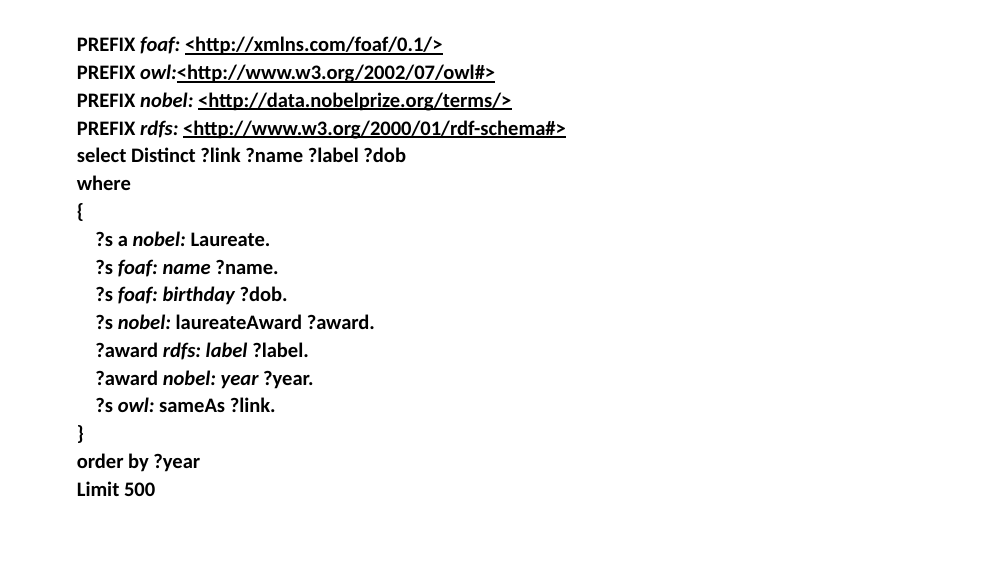
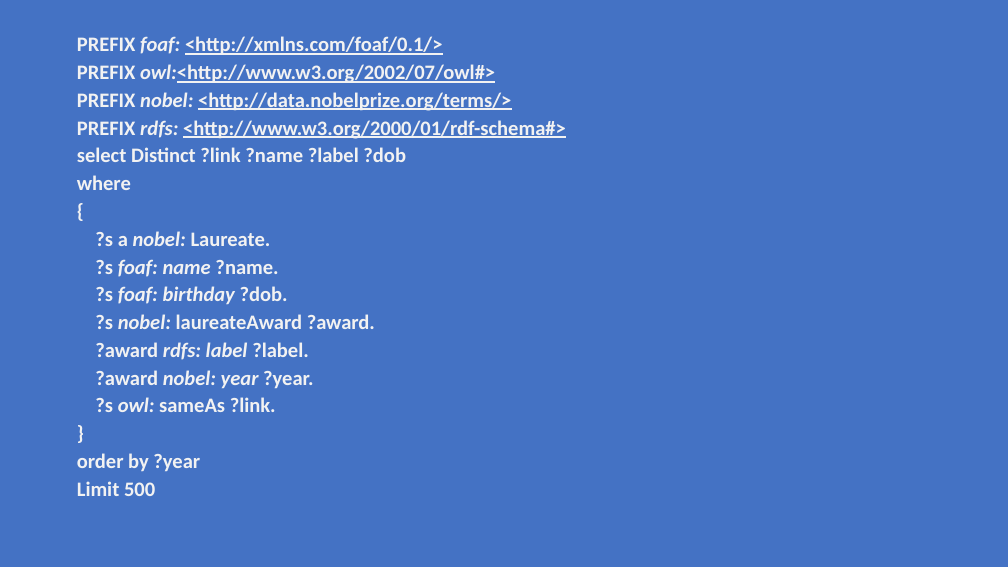
Before and after one commit to lkoshale/ontology_assignment3, a slide deck: slide 3 of Presentation.pptx. Drawn at 1008x567 pixels with LibreOffice and Linux fonts; fonts in the diff are those of the drawing. Boxes give left, top, right and bottom in pixels: in the first picture for what was removed or moved away, otherwise in the second. Text is boxed around its words. In the diff, an @@ line names an element or a change of style, - is before the commit and + after.

```diff
--- a/Presentation.pptx
+++ b/Presentation.pptx
@@ background #FFFFFF to #4472C4 @@
@@ text "PREFIX foaf: <http://xmlns.com/foaf/0.1/>" at bbox=[77, 36, 566, 496]: text colour #000000 to #F2F2F2 @@
```
Also in this commit, not shown: 2 other slides changed, 1 slide added.
